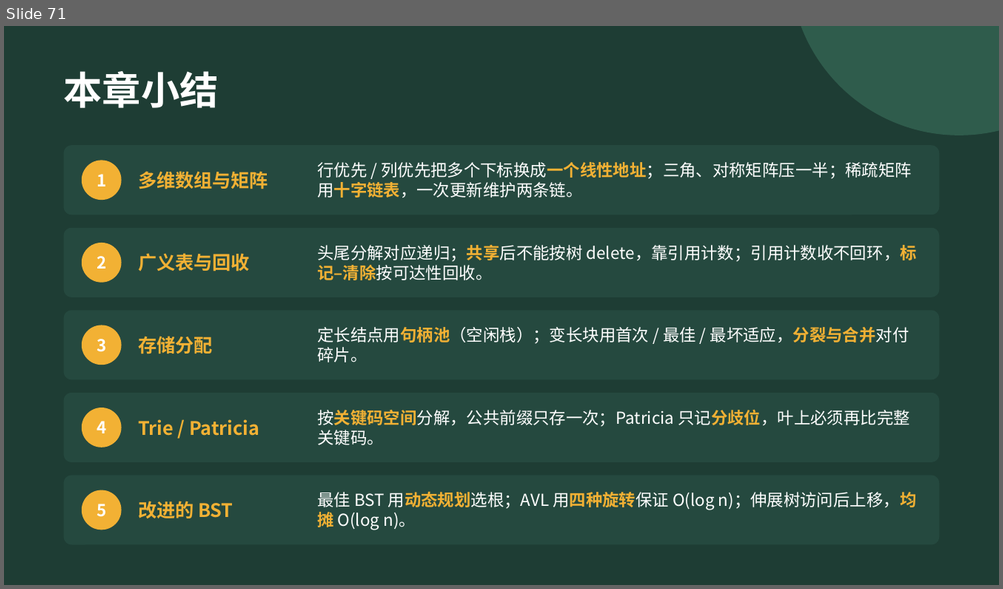
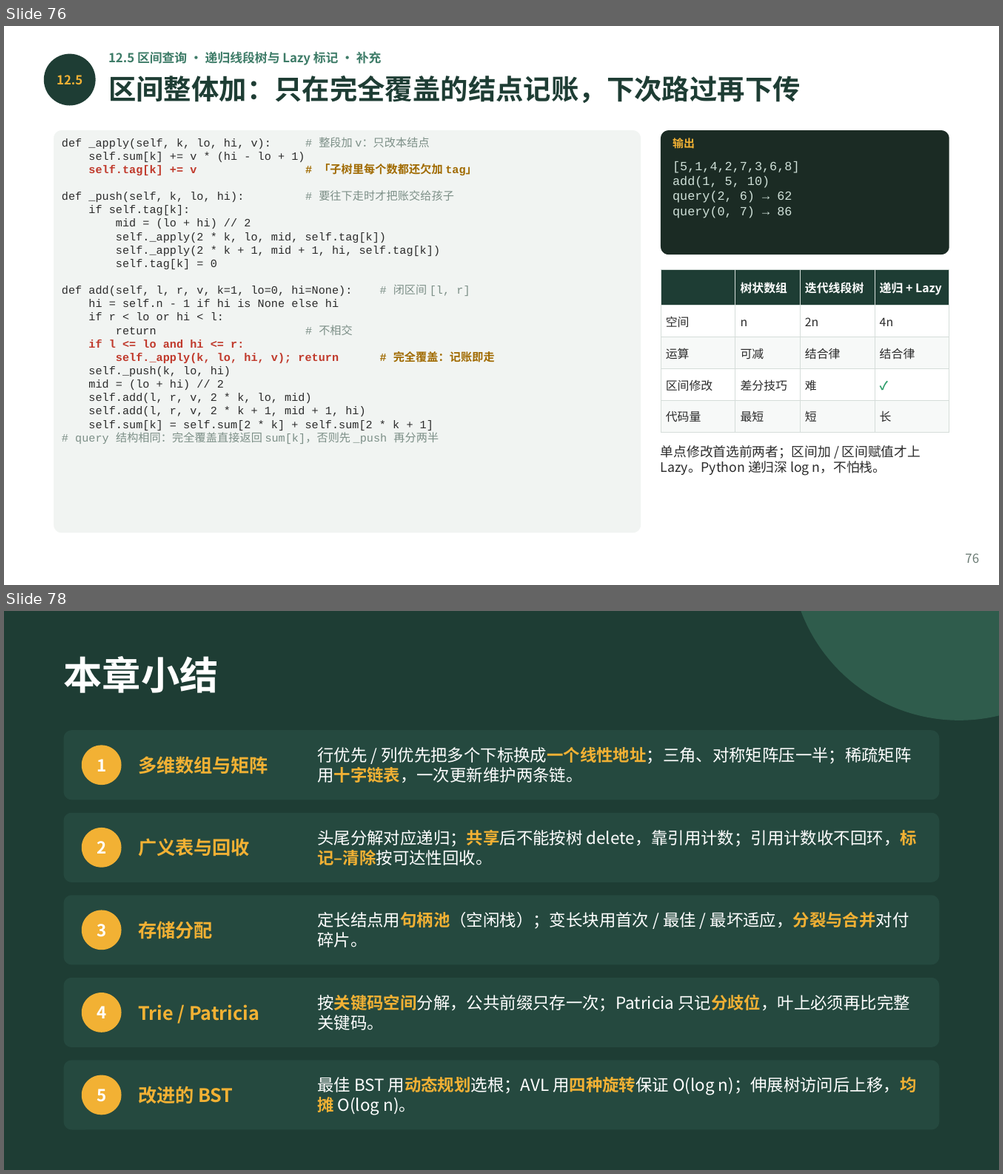
Before and after one commit to GMyhf/2026fall-cs201, a slide deck: courseware/202609_DSA_12_Advanced.pptx. Shown one above the other, each under a label of ours: slide 71 before the commit, slides 76 and 78 after it; the slides between them are not shown. The pictures are 1003x589 and 1003x1174 pixels, drawn with LibreOffice and Linux fonts; fonts in the diff are those of the drawing. Boxes give left, top, right and bottom in pixels: in the first picture for what was removed or moved away, otherwise in the second. Text is boxed around its words. In the diff, an @@ line names an element or a change of style, - is before the commit and + after.

```diff
--- a/courseware/202609_DSA_12_Advanced.pptx
+++ b/courseware/202609_DSA_12_Advanced.pptx
@@ slide 76 added at bbox=[4, 26, 999, 585], background #FFFFFF @@
@@ ellipse added at bbox=[44, 54, 96, 106], fill #1E3D34 @@
@@ text added at bbox=[108, 51, 381, 65], 9 pt, text #3E7C68, bold @@
+12.5 区间查询 · 递归线段树与 Lazy 标记 · 补充
@@ text added at bbox=[57, 75, 82, 84], 9 pt, text #F2B134, bold @@
+12.5
@@ text added at bbox=[108, 76, 800, 103], 20 pt, text #1E3D34, bold @@
+区间整体加：只在完全覆盖的结点记账，下次路过再下传
@@ rounded rectangle added at bbox=[54, 130, 640, 533], fill #F1F4F2 @@
@@ rounded rectangle added at bbox=[660, 130, 949, 255], fill #1B2B24 @@
@@ text added at bbox=[62, 137, 495, 444], 8.1 pt, text #2B2B2B @@
+def _apply(self, k, lo, hi, v): # 整段加 v：只改本结点
+self.sum[k] += v * (hi - lo + 1)
+self.tag[k] += v # 「子树里每个数都还欠加 tag」
+def _push(self, k, lo, hi): # 要往下走时才把账交给孩子
+if self.tag[k]:
+mid = (lo + hi) // 2
+self._apply(2 * k, lo, mid, self.tag[k])
+self._apply(2 * k + 1, mid + 1, hi, self.tag[k])
+self.tag[k] = 0
+def add(self, l, r, v, k=1, lo=0, hi=None): # 闭区间 [l, r]
+hi = self.n - 1 if hi is None else hi
+if r < lo or hi < l:
+return # 不相交
+if l <= lo and hi <= r:
+self._apply(k, lo, hi, v); return # 完全覆盖：记账即走
+self._push(k, lo, hi)
+mid = (lo + hi) // 2
+self.add(l, r, v, 2 * k, lo, mid)
+self.add(l, r, v, 2 * k + 1, mid + 1, hi)
+self.sum[k] = self.sum[2 * k] + self.sum[2 * k + 1]
+# query 结构相同：完全覆盖直接返回 sum[k]，否则先 _push 再分两半
@@ text added at bbox=[672, 138, 694, 149], 8 pt, text #F2B134, bold @@
+输出
@@ text added at bbox=[672, 161, 799, 218], 9 pt, text #CFE0D8 @@
+[5,1,4,2,7,3,6,8]
+add(1, 5, 10)
+query(2, 6) → 62
+query(0, 7) → 86
@@ table added at bbox=[660, 269, 949, 426], 5 rows, 4 columns @@
+ | 树状数组 | 迭代线段树 | 递归 + Lazy
+空间 | n | 2n | 4n
+运算 | 可减 | 结合律 | 结合律
+区间修改 | 差分技巧 | 难 | ✓
+代码量 | 最短 | 短 | 长
@@ text added at bbox=[660, 446, 920, 476], 9.5 pt, text #2B2B2B @@
+单点修改首选前两者；区间加 / 区间赋值才上 Lazy。Python 递归深 log n，不怕栈。
@@ text added at bbox=[965, 554, 979, 563], 9 pt, text #6B7B74 @@
+76
@@ what was slide 71 is now slide 78 @@
```
Also in this commit, not shown: 2 slides changed, 6 other slides added, 2 other files.
